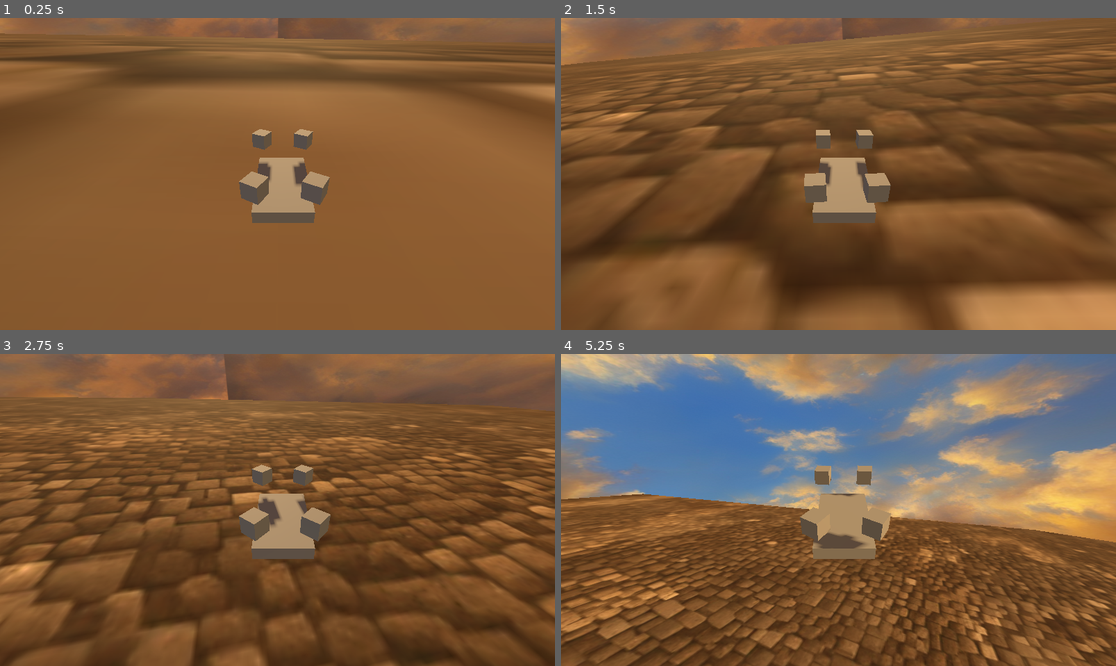
Above: before the commit, frames 1-4 (two rows, left to right).
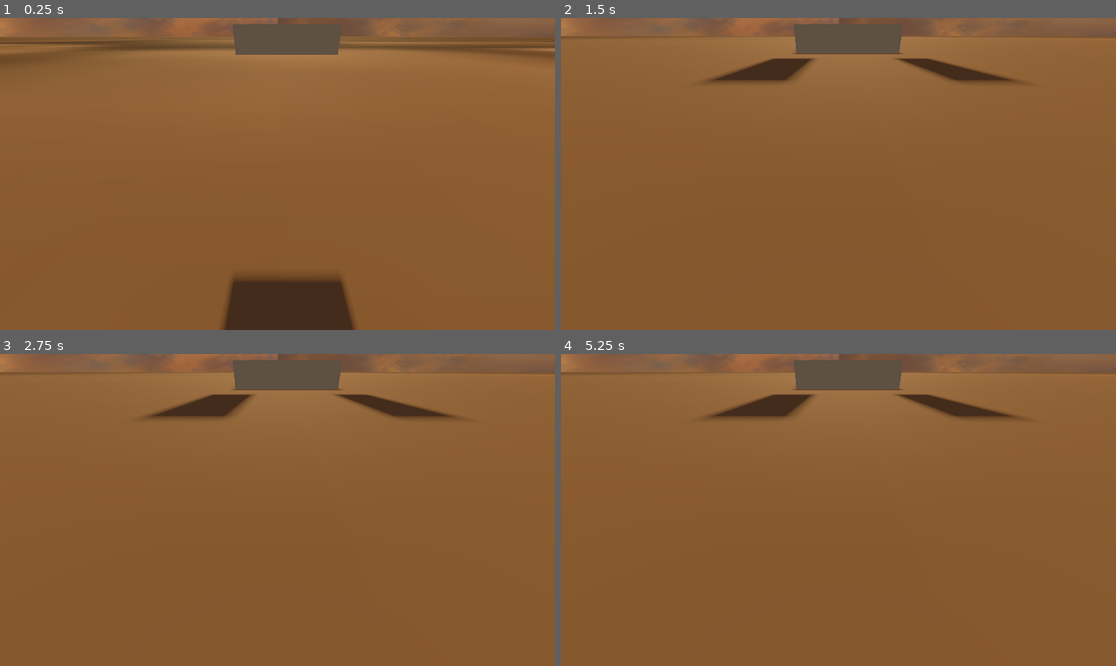
Above: after the commit, the same moments.

Repository: NuggetsWithTea/BeefyDrone
Game: Godot game, scene res://scenes/WindEnv.tscn
Same seed, same stepped clock (60 frames per second), same inputs: the game is played once before the commit and once after it.
Inputs:
- Up to frame 1 (0.25 s): no input
- Up to frame 2 (1.5 s): hold Right (right) 0.53-1.28 s; hold Ctrl (down) from 1.28 s (still down)
- Up to frame 3 (2.75 s): release Ctrl (down) at 2.03 s; hold Right (right) from 2.03 s (still down)
- Up to frame 4 (5.25 s): release Right (right) at 2.78 s; hold Up (forward) 2.78-3.53 s; hold Ctrl (down) from 3.53 s (still down)

The runs differ from the first frame. In frame 1, 20% of the frame differs, in the area x 0-100%, y 0-100%; in frame 2, 57%; in frame 3, 56%; in frame 4, 76%.

Commit message:
air density and general velocity improvements (still sucks)

Diff:
--- a/project.godot
+++ b/project.godot
@@ -55,3 +55,7 @@
 , Object(InputEventKey,"resource_local_to_scene":false,"resource_name":"","device":-1,"window_id":0,"alt_pressed":false,"shift_pressed":false,"ctrl_pressed":false,"meta_pressed":false,"pressed":false,"keycode":0,"physical_keycode":83,"key_label":0,"unicode":115,"echo":false,"script":null)
 ]
 }
+
+[rendering]
+
+anti_aliasing/quality/use_taa=true
--- a/scenes/Drone.tscn
+++ b/scenes/Drone.tscn
@@ -10,7 +10,7 @@
 
 [node name="Drone" type="RigidBody3D"]
 center_of_mass_mode = 1
-center_of_mass = Vector3(0, -1.61, 0)
+constant_force = Vector3(0, -9.81, 0)
 script = ExtResource("1_vvmbt")
 
 [node name="CollisionShape3D" type="CollisionShape3D" parent="."]
--- a/scenes/Propeller.tscn
+++ b/scenes/Propeller.tscn
@@ -7,11 +7,9 @@
 [sub_resource type="BoxMesh" id="BoxMesh_wfixy"]
 
 [node name="Propeller" type="RigidBody3D"]
-mass = 0.175
+mass = 0.02
 script = ExtResource("1_fxe28")
-SPEED_CONSTANT = 7
-DISC_AREA = 0.1
-MAX_VOLTAGE = 10.0
+DISC_AREA = 0.5
 
 [node name="CollisionShape3D" type="CollisionShape3D" parent="."]
 transform = Transform3D(0.3, 0, 0, 0, 0.3, 0, 0, 0, 0.3, 0, 0, 0)
--- a/scenes/WindEnv.tscn
+++ b/scenes/WindEnv.tscn
@@ -1,8 +1,9 @@
-[gd_scene load_steps=12 format=3 uid="uid://bpuegyt40rap5"]
+[gd_scene load_steps=13 format=3 uid="uid://bpuegyt40rap5"]
 
 [ext_resource type="Script" path="res://scripts/WindController.gd" id="1_h7g0s"]
 [ext_resource type="PackedScene" uid="uid://c6p6nf4nw2g1w" path="res://scenes/Drone.tscn" id="2_0w3p5"]
 [ext_resource type="Texture2D" uid="uid://dy8sn74ld8avx" path="res://assets/dirty road surface pixelart texture_0.png" id="3_fp3mi"]
+[ext_resource type="Script" path="res://scripts/camera_3d.gd" id="3_nixo6"]
 [ext_resource type="Texture2D" uid="uid://bfbbwh87u8wlr" path="res://assets/panorama venyl impressionistic sky width= 1440 height= 1440_0.png" id="4_gx5s4"]
 
 [sub_resource type="QuadMesh" id="QuadMesh_2cei1"]
@@ -32,15 +33,17 @@
 
 [node name="WindNode" type="Node3D"]
 script = ExtResource("1_h7g0s")
-base_wind_speed = 2.0
-turbulence_strength = 0.5
+base_wind_speed = 0.0
+turbulence_strength = 0.0
+gust_frequency = 0.0
 
 [node name="Drone" parent="." instance=ExtResource("2_0w3p5")]
 transform = Transform3D(1, 0, 0, 0, 1, 0, 0, 0, 1, 0, 2.37582, 0)
-LIFT_STRENGTH = 1.0
 
 [node name="Camera3D" type="Camera3D" parent="Drone"]
 transform = Transform3D(0.999999, -0.00094904, 0.00140186, -7.4619e-09, 0.82806, 0.560639, -0.00169289, -0.560638, 0.828059, -0.0865877, 2.41951, 3.17275)
+top_level = true
+script = ExtResource("3_nixo6")
 
 [node name="Ground" type="MeshInstance3D" parent="."]
 transform = Transform3D(10000, 0, 0, 0, -0.000437114, 1, 0, -10000, -4.37114e-08, 0, 0, 0)
--- a/scripts/Drone.gd
+++ b/scripts/Drone.gd
@@ -1,24 +1,30 @@
 extends RigidBody3D
 class_name DroneController
+
+@export var DRAG_COEFFICIENT: float = 0.1  # Air resistance
+@export var ROTATIONAL_DAMPING: float = .9
 #########################################
 # apply all lift forces from the propellers in this script. this should fix the wiggle problem
 var propellers:Array[Propeller]
 var ground: MeshInstance3D
 var Current_WIND_FORCE = Vector3.ZERO
+var CURRENT_DRAG: Vector3 = Vector3.ZERO
 
 func _ready():
 	propellers = [$"Propeller 1", $"Propeller 2", $"Propeller 3",$"Propeller 4"]
 
 	ground = $"../Ground"
 	add_to_group("wind_affected")
-	for p in propellers:
-		p.set_voltage(4)
+	#for p in propellers:
+		#p.set_voltage(4)
 
-func _process(delta):
-	var tilt = global_transform.basis.y.normalized()
-	tilt.y = 0
+func _physics_process(delta):
+	effective_lift(delta)
+	var drag = -DRAG_COEFFICIENT * linear_velocity
+	apply_force(drag)
 
-	apply_central_force(tilt*2)
+	angular_velocity *= .98
+	linear_velocity += (Current_WIND_FORCE / mass) * delta
 
 func _input(event):
 	if Input.is_action_just_pressed("forward"):
@@ -31,14 +37,55 @@
 
 	if Input.is_action_just_pressed("up"):
 		for prop in propellers:
-			prop.increase_voltage(1)
+			prop.increase_voltage(.5)
 
 	if Input.is_action_just_pressed("down"):
 		for prop in propellers:
-			prop.increase_voltage(-1)
+			prop.increase_voltage(-.5)
 
-func _physics_process(delta):
-	linear_velocity += (Current_WIND_FORCE / mass) * delta
+func effective_lift(delta):
+	var total_force = Vector3.ZERO
+	var total_torque = Vector3.ZERO
+
+	# Center of mass for force calculations
+	var center_of_mass = global_transform.origin
+
+	for prop in propellers:
+		var force = prop.CURRENT_APPLIED_FORCE
+		var offset = prop.global_transform.origin - center_of_mass
+
+		total_force += force
+		total_torque += offset.cross(force)  # Rotational force
+
+	# Get the drone’s local axes
+	var up_direction = global_transform.basis.y.normalized()       # Local "up"
+	var forward_direction = -global_transform.basis.z.normalized() # Local "forward"
+	var right_direction = global_transform.basis.x.normalized()    # Local "right"
+
+	# Separate total force into vertical and horizontal components
+	var vertical_force = total_force.project(up_direction)   # Lift force
+	var horizontal_force = total_force - vertical_force      # Horizontal movement force
+
+	# Project linear velocity onto the drone's axes using dot product
+	var velocity_forward = forward_direction * linear_velocity.dot(forward_direction)
+	var velocity_right = right_direction * linear_velocity.dot(right_direction)
+	var velocity_up = up_direction * linear_velocity.dot(up_direction)
+
+	# Reconstruct velocity with respect to drone’s orientation
+	linear_velocity = velocity_forward + velocity_right + velocity_up
+
+	# Apply lift and movement forces
+	linear_velocity += (vertical_force / mass) * delta  # Maintain altitude
+	linear_velocity += (horizontal_force / mass) * delta  # Move in tilt direction
+
+	apply_torque(total_torque)  # Apply rotation torque
+
+	# Apply drag to stabilize movement
+	var drag = -DRAG_COEFFICIENT * linear_velocity
+	apply_central_force(drag)
+
+	var damping_torque = -angular_velocity * ROTATIONAL_DAMPING
+	apply_torque(damping_torque)
 
 
 func set_wind_force(force:Vector3):
--- a/scripts/Propeller.gd
+++ b/scripts/Propeller.gd
@@ -5,19 +5,24 @@
 @export var AIR_DENSITY: float = 1.225  # kg/m³ (Default air density)
 @export var SPEED_CONSTANT: int = 5  # KV rating of motor
 @export var DISC_AREA: float = 0.05  # m² (based on propeller size)
-@export var DRAG_COEFFICIENT: float = 0.1  # Air resistance
 @export var MAX_VOLTAGE:float = 5.0
 @export var MAX_VELOCITY:Vector3 = Vector3(100, 100, 100)
 @export var VELOCITY_DECAY:float = 0.75
 
-@export var SEA_LEVEL_DENSITY: float = 1.225  # kg/m³ (default at sea level)
-@export var DENSITY_DROP_RATE: float = 0.00125  # Approximate per meter
+@export var SEA_LEVEL_DENSITY: float = 1.225  # kg/m³
+@export var SEA_LEVEL_STANDARD_TEMPERATURE_C: float = 15.0  # °C
+@export var TEMPERATURE_DROP_RATE: float = 0.0065  # K per meter
+@export var GRAVITY: float = 9.81
+@export var MOLAR_MASS: float = 0.02896
+@export var UNIVERSAL_GAS_CONSTANT: float = 8.314
 
 var CURRENT_RPM: int = 0
 var CURRENT_VOLTAGE: float = 0.0
 var CURRENT_THRUST_FORCE: float = 0.0
 var CURRENT_ANGLE = 0
-var CURRENT_APPLIED_FORCE = 0
+
+#use these values in other scripts
+var CURRENT_APPLIED_FORCE: Vector3 = Vector3.ZERO
 
 var LOCAL_OFFSET: Vector3 = Vector3.ZERO
 
@@ -51,34 +56,32 @@
 
 	_rpm()
 	_thrust()
-	_apply_drag()
 
 	if CURRENT_VOLTAGE == 0:
 		return
-	var alt = get_altitude()
+	var alt = global_position.y
 	var ground = get_ground_effect(alt)
-	_apply_lift_force(delta, ground)
+	calc_applied_force(delta, ground)
 
 	var angular_speed = (CURRENT_RPM * 2 * PI) / 60
 	rotate_y(angular_speed * delta)
 
-func get_air_density(altitude: float) -> float:
-	return max(SEA_LEVEL_DENSITY - DENSITY_DROP_RATE * altitude, 0.1)  # Avoid zero density
+func air_density() -> float:
+	var T0 = SEA_LEVEL_STANDARD_TEMPERATURE_C + 273.15  # convert °C to K
 
-func get_altitude(max_check_distance: float = 50.0) -> float:
-	var space_state = get_world_3d().direct_space_state  # Access physics world
-	var origin = global_transform.origin  # Drone's position
-	var target = origin - Vector3(0, max_check_distance, 0)  # Raycast downwards
+	# The exponent from the barometric formula
+	var exponent_val = (GRAVITY * MOLAR_MASS) / (UNIVERSAL_GAS_CONSTANT * TEMPERATURE_DROP_RATE) - 1.0
 
-	var query = PhysicsRayQueryParameters3D.create(origin, target)
-	query.collide_with_areas = true  # Detects ground even if it's an Area3D
+	# base term: (1 - L*h / T0)
+	var altitude = global_position.y  # or however you define "height" in meters
+	var base_term = 1.0 - (TEMPERATURE_DROP_RATE * altitude / T0)
 
-	var result = space_state.intersect_ray(query)  # Perform raycast
+	# If base_term is <= 0, it means altitude is beyond formula's range.
+	if base_term <= 0:
+		return 0.0
 
-	if result.has("position"):  # If the ray hits something
-		return (origin - result["position"]).length()  # Distance to the ground
-
-	return max_check_distance  # Assume max distance if no ground is found
+	# Raise base_term to exponent_val, multiply by sea-level density
+	return SEA_LEVEL_DENSITY * pow(base_term, exponent_val)
 
 func get_ground_effect(altitude: float) -> float:
 	var ground_effect_threshold = DISC_AREA * 2  # Max altitude for ground effect
@@ -88,6 +91,7 @@
 		return 1.0  # No boost at higher altitudes
 
 	var boost = max_boost - ((altitude / ground_effect_threshold) * max_boost)
+	print(boost)
 	return boost
 
 func increase_voltage(voltage:float):
@@ -106,7 +110,7 @@
 
 func _rpm():
 	if CURRENT_VOLTAGE == 0:
-		CURRENT_RPM = CURRENT_RPM * .95 if CURRENT_RPM > 0 else CURRENT_RPM
+		CURRENT_RPM = CURRENT_RPM * .95
 		return
 
 	CURRENT_RPM = (CURRENT_VOLTAGE * SPEED_CONSTANT) * 60
@@ -116,26 +120,11 @@
 		CURRENT_THRUST_FORCE = 0
 		return
 
-	var current_air_density = get_air_density(global_position.y)
+	var current_air_density = air_density()
 
 	# Thrust calculation
-	CURRENT_THRUST_FORCE = THRUST_COEFFICIENT * current_air_density * AIR_DENSITY * DISC_AREA * pow((CURRENT_RPM / 60), 2)
+	CURRENT_THRUST_FORCE = THRUST_COEFFICIENT * current_air_density  * DISC_AREA * pow((CURRENT_RPM / 60), 2)
 
-func _apply_lift_force(delta, ground_effect):
+func calc_applied_force(delta, ground_effect):
 	var y_vel: float = CURRENT_VELOCITY.y + CURRENT_THRUST_FORCE * (1-delta) * ground_effect
-	CURRENT_APPLIED_FORCE = y_vel
-	CURRENT_VELOCITY = Vector3(CURRENT_VELOCITY.x, y_vel, CURRENT_VELOCITY.z) if y_vel < MAX_VELOCITY.y else CURRENT_VELOCITY
-
-	#print(CURRENT_VELOCITY)
-	_apply_drone_force(CURRENT_VELOCITY)
-
-func _apply_drag():
-	var drag_force = -CURRENT_VELOCITY * DRAG_COEFFICIENT * DRONE.mass # Compute drag force vector
-	_apply_drone_force(drag_force)
-
-func _apply_drone_force(force):
-	# Compute the propeller's position relative to the drone
-	var force_offset = global_transform.origin - DRONE.global_transform.origin
-
-	# Apply the force at the propeller's position relative to the drone's center
-	DRONE.apply_force(force, force_offset)
+	CURRENT_APPLIED_FORCE = Vector3(CURRENT_VELOCITY.x, y_vel, CURRENT_VELOCITY.z)
